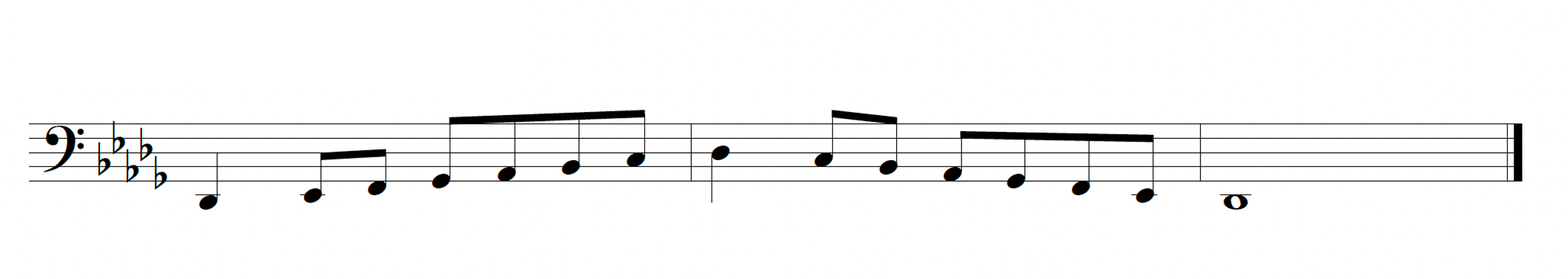
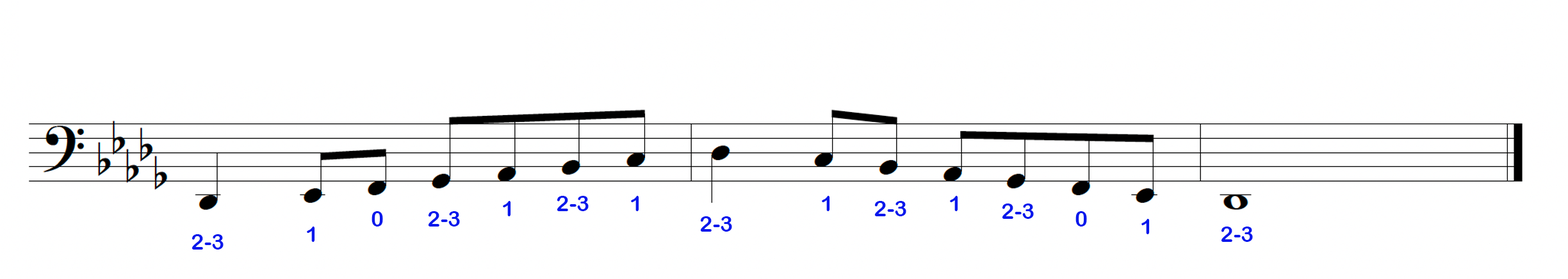
Layer changes from the first (1568, 279) image to the second:
showed "0" (1st of 2) over (1075, 211, 1087, 227)
showed "0" (2nd of 2) over (371, 211, 384, 227)
showed "1" (1st of 6) over (821, 195, 831, 212)
showed "1" (2nd of 6) over (630, 195, 640, 212)
showed "1" (3rd of 6) over (1141, 219, 1150, 235)
showed "1" (4th of 6) over (949, 195, 959, 212)
showed "1" (5th of 6) over (502, 201, 512, 217)
showed "1" (6th of 6) over (306, 226, 316, 243)
showed "2-3" (1st of 7) over (700, 216, 733, 232)
showed "2-3" (2nd of 7) over (1001, 203, 1034, 220)
showed "2-3" (3rd of 7) over (874, 201, 907, 217)
showed "2-3" (4th of 7) over (556, 195, 589, 212)
showed "2-3" (5th of 7) over (427, 211, 460, 227)
showed "2-3" (6th of 7) over (1220, 226, 1253, 243)
showed "2-3" (7th of 7) over (191, 234, 224, 250)
